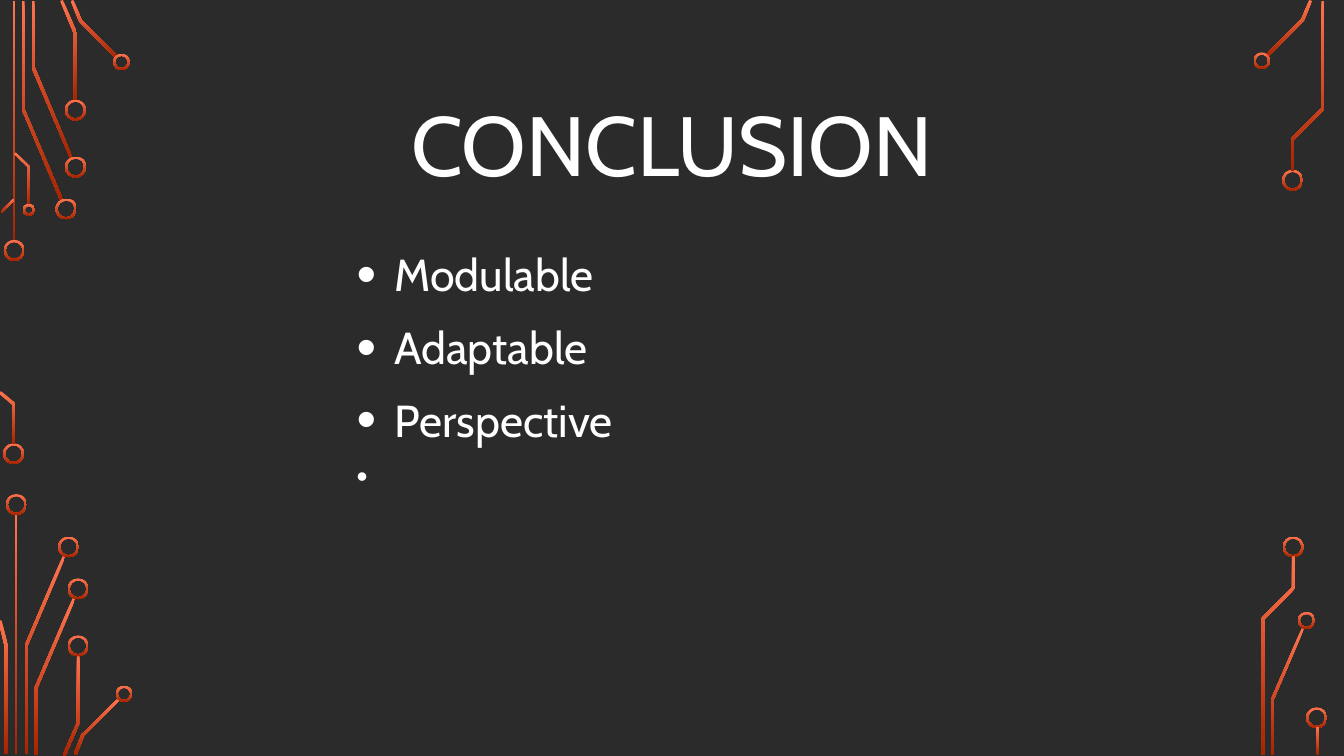
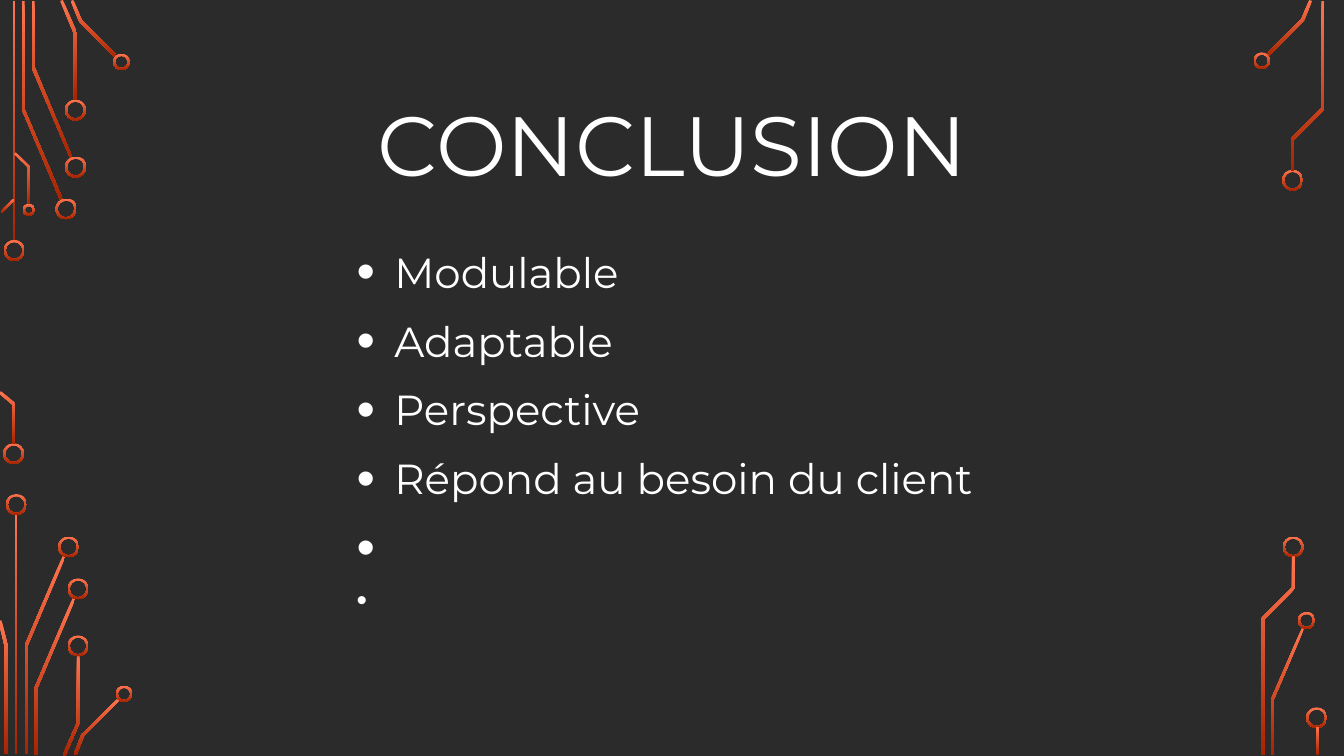
Before and after one commit to XavierGingaud/PinballHackhaton, a slide deck: slide 4 of Hackathon_present.odp. Drawn at 1344x756 pixels with LibreOffice and Linux fonts; fonts in the diff are those of the drawing; background and template pictures are left out; a plain dark background stands for a picture behind light text. Boxes give left, top, right and bottom in pixels: in the first picture for what was removed or moved away, otherwise in the second. Text is boxed around its words. In the diff, an @@ line names an element or a change of style, - is before the commit and + after.

```diff
--- a/Hackathon_present.odp
+++ b/Hackathon_present.odp
@@ text "CONCLUSION" at <box>377,116,966,177</box>: font Cabin to Montserrat @@
@@ text at <box>394,257,640,433</box>: size 32 to 30 pt, font Cabin to Montserrat in "Modulable", "Adaptable", "Perspective" @@
@@ text at <box>394,463,973,502</box>: paragraph added @@
+• Répond au besoin du client
```
Also in this commit, not shown: 3 other slides changed, 1 other file.
